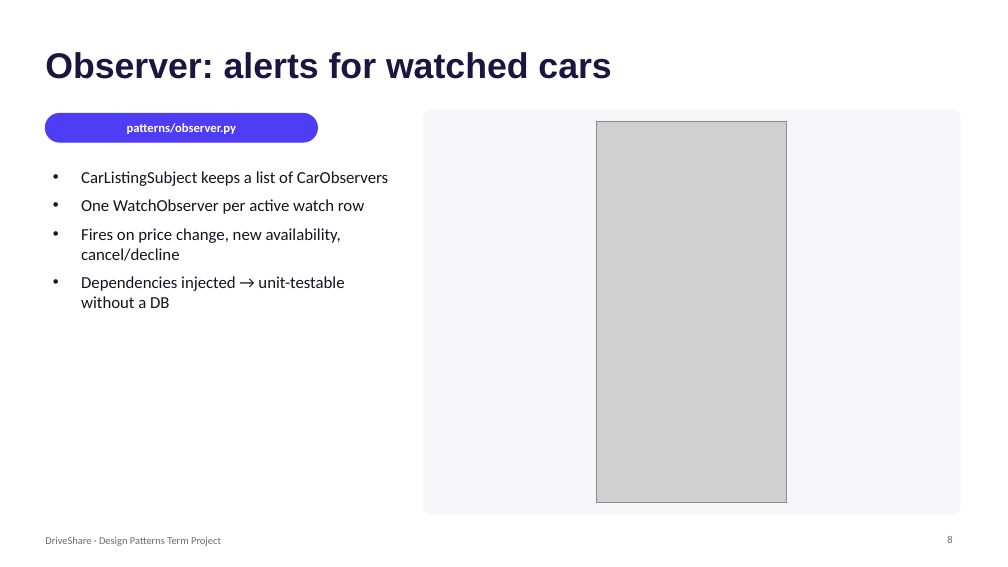
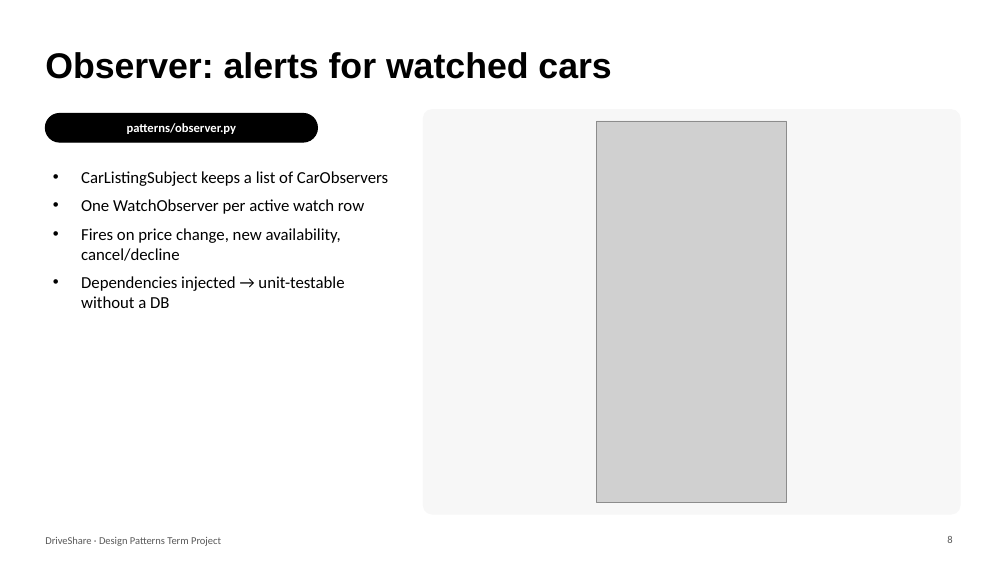
Before and after one commit to dheyaa-create/Term-Project-Cis-476-001, a slide deck: slide 8 of docs/DriveShare_Presentation.pptx. Drawn at 1008x567 pixels with LibreOffice and Linux fonts; fonts in the diff are those of the drawing; grey boxes stand for pictures. Boxes give left, top, right and bottom in pixels: in the first picture for what was removed or moved away, otherwise in the second. Text is boxed around its words. In the diff, an @@ line names an element or a change of style, - is before the commit and + after.

```diff
--- a/docs/DriveShare_Presentation.pptx
+++ b/docs/DriveShare_Presentation.pptx
@@ title "Observer: alerts for watched cars" at (45,52,611,79): text colour #1B1640 to #000000 @@
@@ rounded rectangle at (45,113,318,142): fill #4F3DF5 to #000000; outline #4F3DF5 1 pt to #000000 1 pt @@
@@ text "CarListingSubject keeps a list of ..." at (81,171,388,308): text colour #15131F to #000000 @@
@@ text "DriveShare · Design Patterns Term ..." at (45,536,221,546): text colour #6B6B76 to #595959 @@
@@ page number at (947,536,952,543): text colour #6B6B76 to #595959 @@
```
Also in this commit, not shown: 16 other slides changed, 1 other file.
